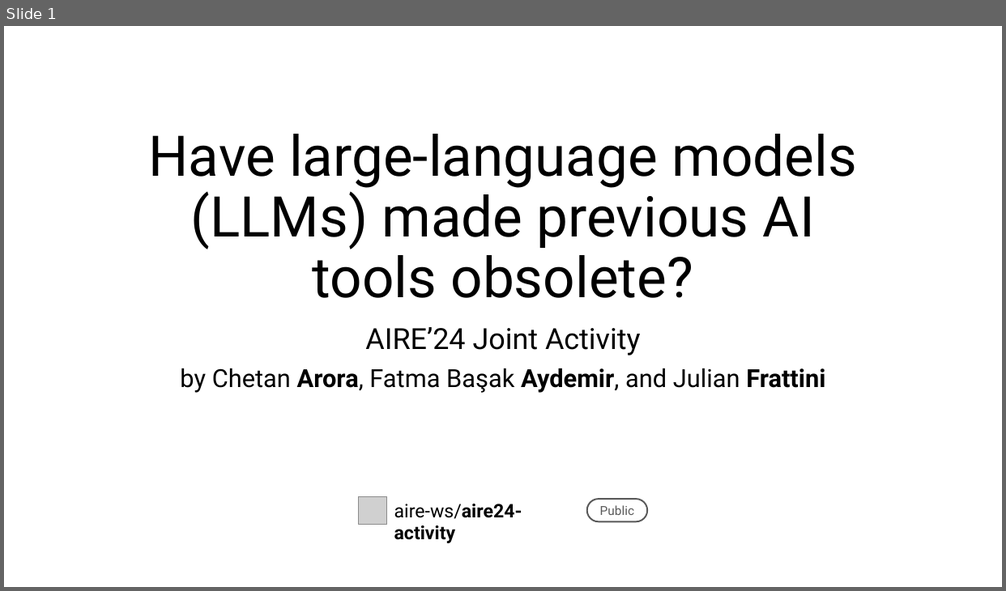
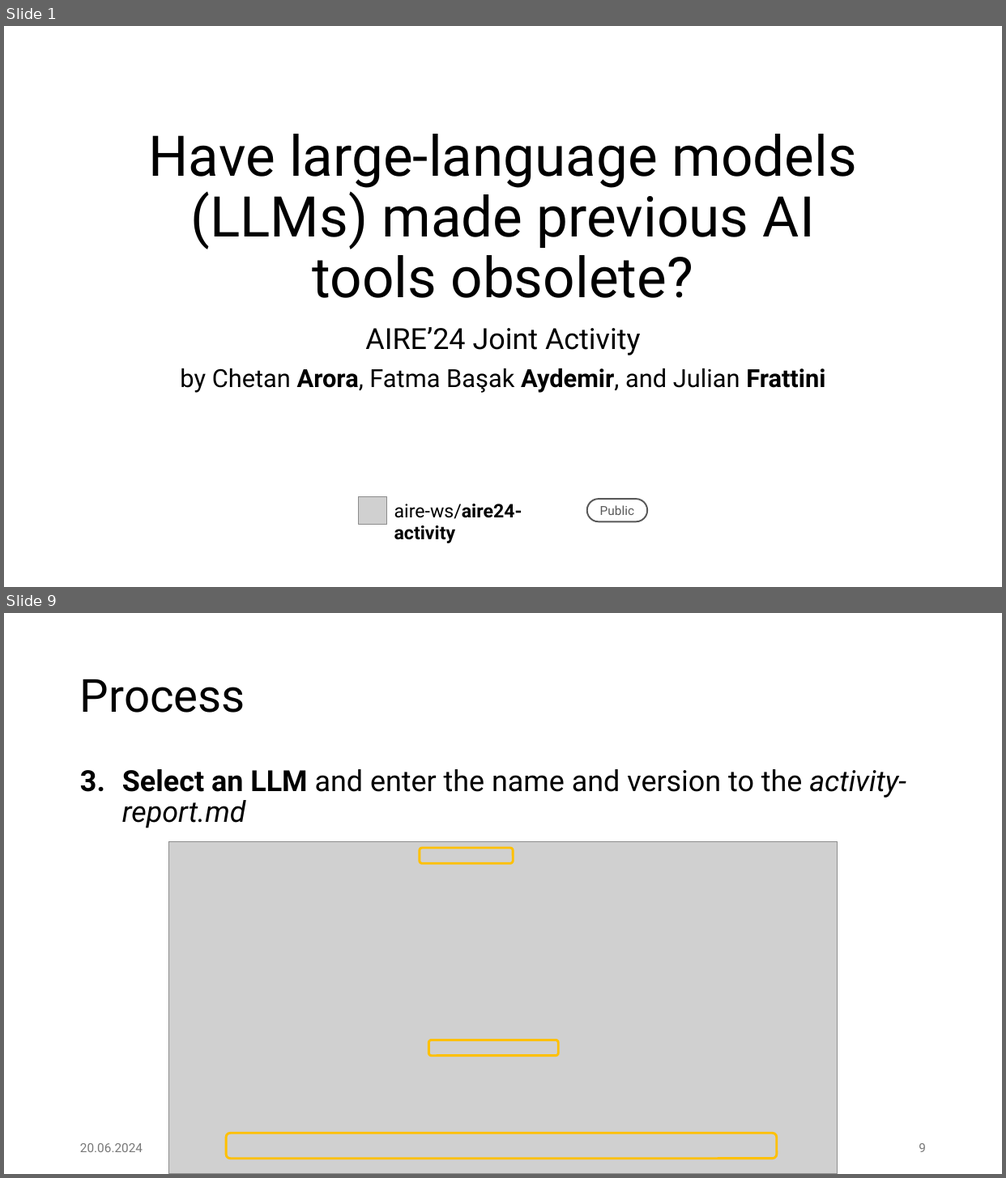
Before and after one commit to skopczynska/aire24-activity, a slide deck: presentation/aire24-activity-slides.pptx. Shown one above the other, each under a label of ours: slide 1 before the commit, slides 1 and 9 after it; the slides between them are not shown. The pictures are 1006x591 and 1006x1178 pixels, drawn with LibreOffice and Linux fonts; fonts in the diff are those of the drawing; grey boxes stand for pictures. Boxes give left, top, right and bottom in pixels: in the first picture for what was removed or moved away, otherwise in the second. Text is boxed around its words. In the diff, an @@ line names an element or a change of style, - is before the commit and + after.

Commit message:
Updated activity slides

```diff
--- a/presentation/aire24-activity-slides.pptx
+++ b/presentation/aire24-activity-slides.pptx
@@ slide 9 added at (4,613,1002,1174), background #FFFFFF @@
@@ title added at (80,679,245,713), 44 pt, text #000000 @@
+Process
@@ text added at (122,769,906,828), 28 pt, text #000000 @@
+3. Select an LLM and enter the name and version to the activity-report.md
@@ picture added at (168,841,838,1174) @@
@@ rounded rectangle added at (420,848,513,864), outline #FFC000 2.25 pt @@
@@ rounded rectangle added at (429,1041,559,1056), outline #FFC000 2.25 pt @@
@@ text added at (80,1144,143,1152), 12 pt, text #797979 @@
+20.06.2024
@@ rounded rectangle added at (226,1133,778,1159), outline #FFC000 2.25 pt @@
@@ page number added at (918,1144,926,1152), 12 pt, text #797979 @@
+9
```
Also in this commit, not shown: 8 slides changed, 6 other slides added, 1 other file.
